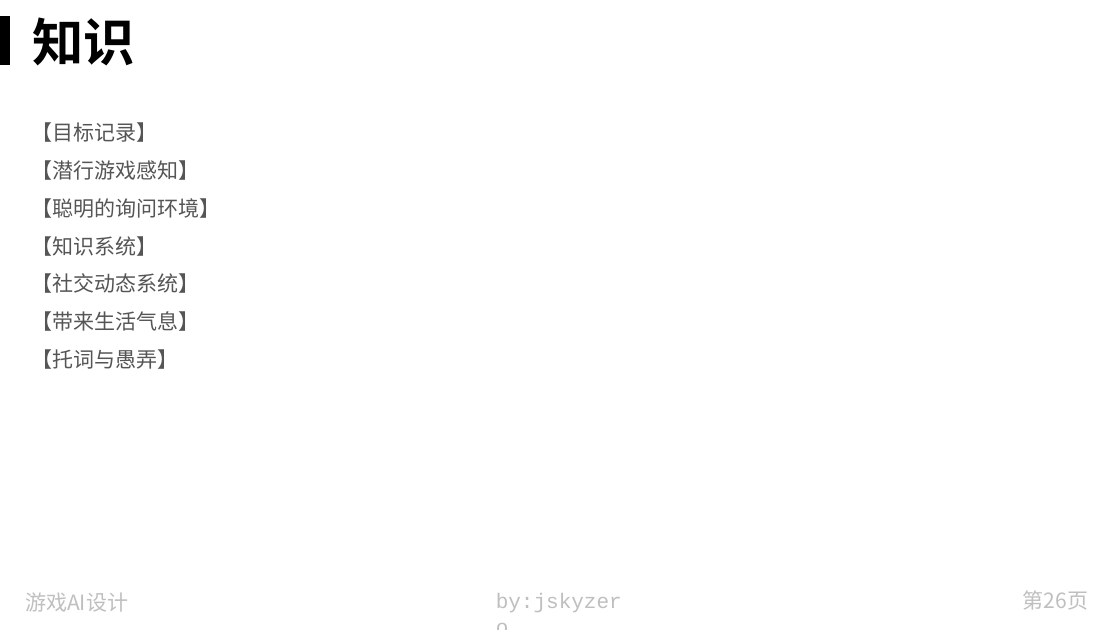
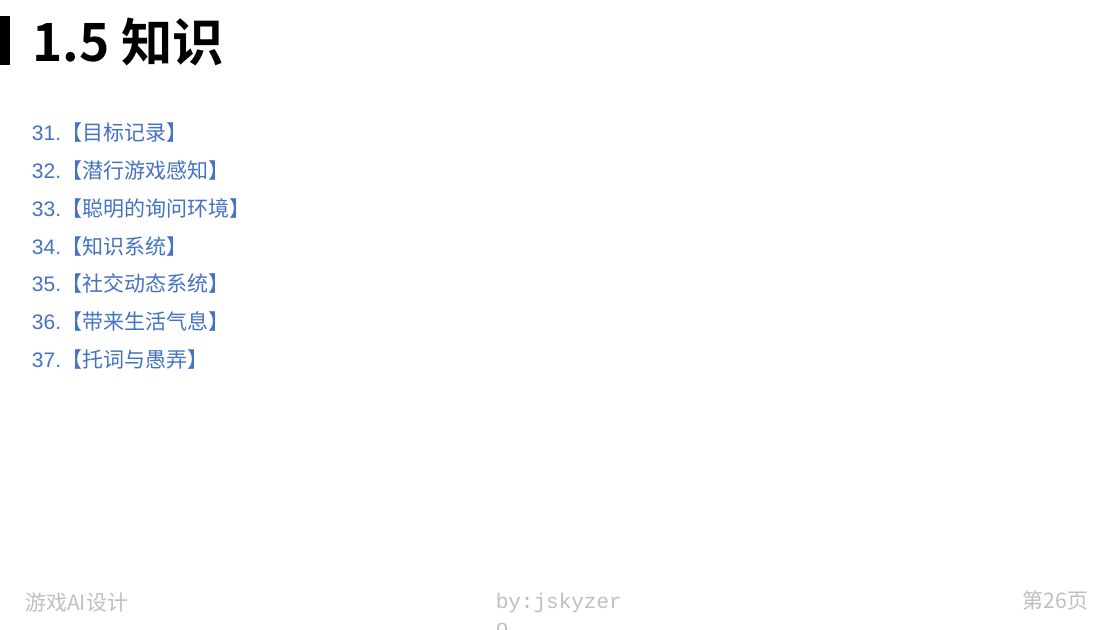
Before and after one commit to jskyzero/design.jskyzero.com, a slide deck: slide 26 of assets/img/skill/GameAIPro/Game AI Pro.pptx. Drawn at 1120x630 pixels with LibreOffice and Linux fonts; fonts in the diff are those of the drawing. Boxes give left, top, right and bottom in pixels: in the first picture for what was removed or moved away, otherwise in the second. Text is boxed around its words. In the diff, an @@ line names an element or a change of style, - is before the commit and + after.

```diff
--- a/assets/img/skill/GameAIPro/Game AI Pro.pptx
+++ b/assets/img/skill/GameAIPro/Game AI Pro.pptx
@@ title at <box>32,17,224,66</box>: text changed @@
-知识
+1.5 知识
@@ text at <box>32,124,250,369</box>: text changed; text colour #555555 to #4472C4 @@
-【目标记录】
-【潜行游戏感知】
-【聪明的询问环境】
-【知识系统】
-【社交动态系统】
-【带来生活气息】
-【托词与愚弄】
+31.【目标记录】
+32.【潜行游戏感知】
+33.【聪明的询问环境】
+34.【知识系统】
+35.【社交动态系统】
+36.【带来生活气息】
+37.【托词与愚弄】
```
Also in this commit, not shown: 6 other slides changed, 14 slides added, 1 slide removed, 32 other files.
